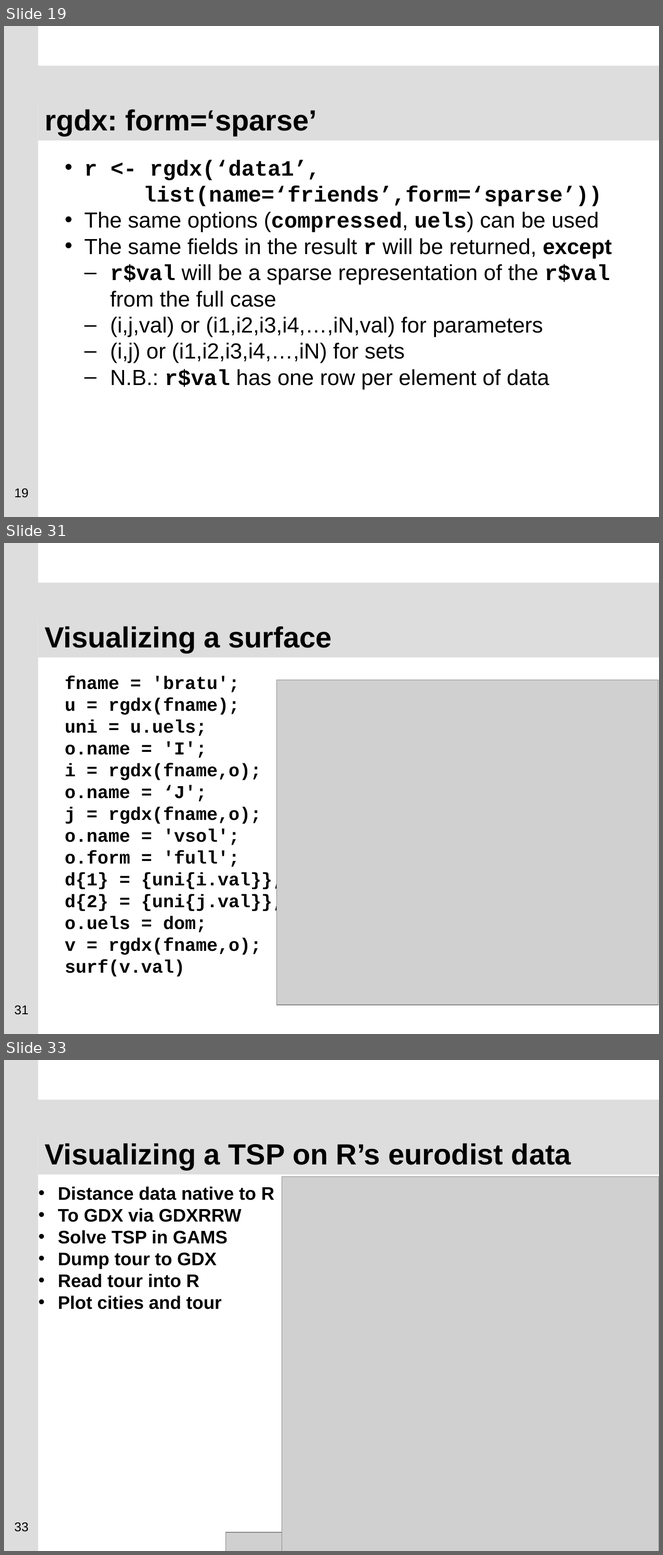
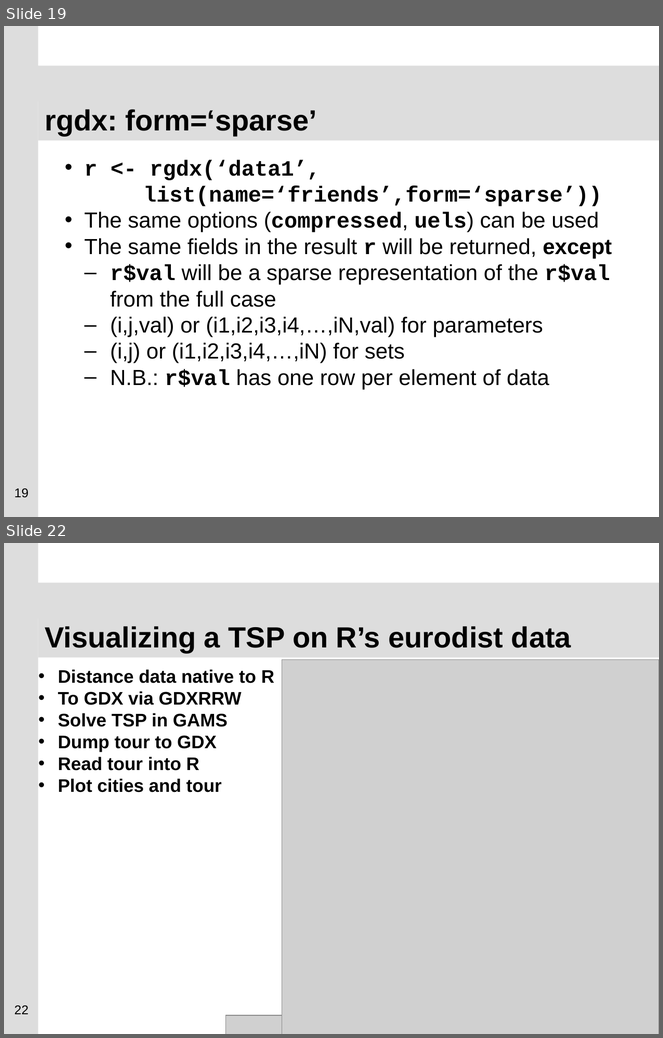
Before and after one commit to GAMS-dev/gdxrrw, a slide deck: sandbox/ISMP_Berlin_2012_GDXRRW.pptx. Shown one above the other, each under a label of ours: slides 19, 31 and 33 before the commit, slides 19 and 22 after it; the slides between them are not shown. The pictures are 663x1555 and 663x1038 pixels, drawn with LibreOffice and Linux fonts; fonts in the diff are those of the drawing; grey boxes stand for pictures; background and template pictures are left out. Boxes give left, top, right and bottom in pixels: in the first picture for what was removed or moved away, otherwise in the second. Text is boxed around its words. In the diff, an @@ line names an element or a change of style, - is before the commit and + after.

```diff
--- a/sandbox/ISMP_Berlin_2012_GDXRRW.pptx
+++ b/sandbox/ISMP_Berlin_2012_GDXRRW.pptx
@@ slide 31 removed at (4, 543, 659, 1034), background #FFFFFF; not listed: 2 template elements that a slide beside it also shows @@
@@ title removed at (38, 615, 659, 657) @@
-Visualizing a surface
@@ text removed at (65, 676, 283, 977) @@
-fname = 'bratu';
-u = rgdx(fname);
-uni = u.uels;
-o.name = 'I';
-i = rgdx(fname,o);
-o.name = ‘J';
-j = rgdx(fname,o);
-o.name = 'vsol';
-o.form = 'full';
-d{1} = {uni{i.val}};
-d{2} = {uni{j.val}};
-o.uels = dom;
-v = rgdx(fname,o);
-surf(v.val)
@@ picture removed at (276, 680, 658, 1005) @@
@@ page number removed at (14, 1006, 28, 1015) @@
-31
@@ what was slide 33 is now slide 22 @@
@@ page number at (14, 1006, 28, 1015): text changed @@
-33
+22
```
Also in this commit, not shown: 9 slides changed, 1 slide added, 10 other slides removed.
